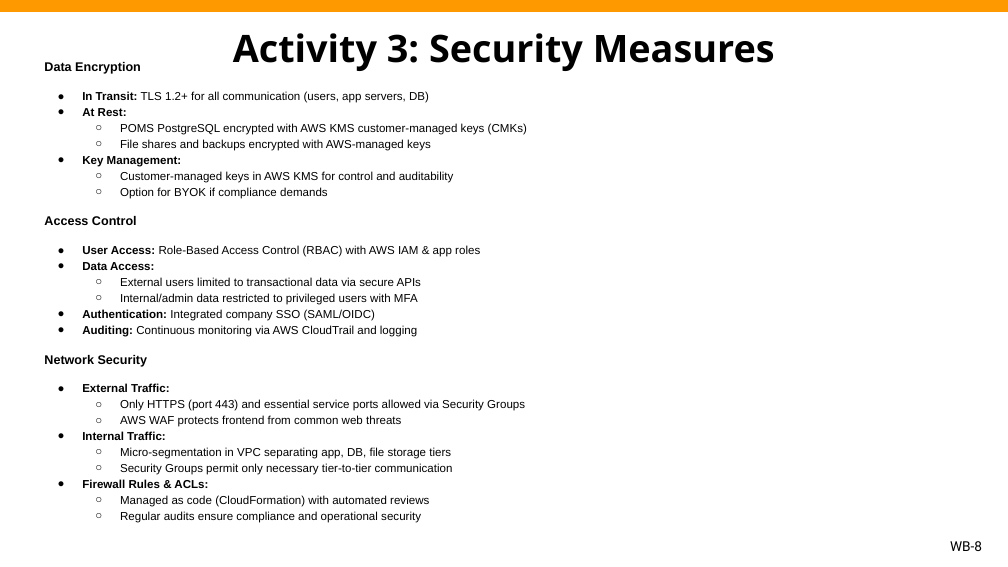
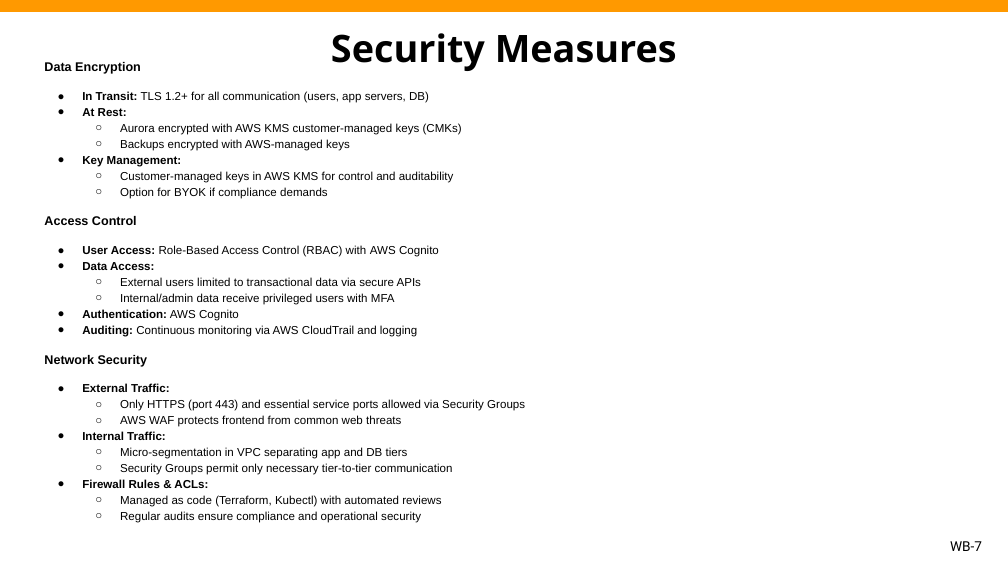
Before and after one commit to xPl1Cit/aws-engagement-ready, a slide deck: slide 7 of AL Final Project Presentation.pptx (slide 8 before the commit). Drawn at 1008x567 pixels with LibreOffice and Linux fonts; fonts in the diff are those of the drawing; background and template pictures are left out. Boxes give left, top, right and bottom in pixels: in the first picture for what was removed or moved away, otherwise in the second. Text is boxed around its words. In the diff, an @@ line names an element or a change of style, - is before the commit and + after.

```diff
--- a/AL Final Project Presentation.pptx
+++ b/AL Final Project Presentation.pptx
@@ title at box(331, 33, 677, 71): text changed @@
-Activity 3: Security Measures
+Security Measures
@@ text at box(120, 123, 462, 151): text changed @@
-  ○ POMS PostgreSQL encrypted with AWS KMS customer-managed keys (CMKs)
-  ○ File shares and backups encrypted with AWS-managed keys
+  ○ Aurora encrypted with AWS KMS customer-managed keys (CMKs)
+  ○ Backups encrypted with AWS-managed keys
@@ text at box(82, 245, 439, 257): text changed @@
-● User Access: Role-Based Access Control (RBAC) with AWS IAM & app roles
+● User Access: Role-Based Access Control (RBAC) with AWS Cognito
@@ text at box(82, 293, 395, 321): text changed @@
-  ○ Internal/admin data restricted to privileged users with MFA
-● Authentication: Integrated company SSO (SAML/OIDC)
+  ○ Internal/admin data receive privileged users with MFA
+● Authentication: AWS Cognito
@@ text at box(120, 447, 408, 459): text changed @@
-  ○ Micro-segmentation in VPC separating app, DB, file storage tiers
+  ○ Micro-segmentation in VPC separating app and DB tiers
@@ text at box(120, 495, 441, 507): text changed @@
-  ○ Managed as code (CloudFormation) with automated reviews
+  ○ Managed as code (Terraform, Kubectl) with automated reviews
@@ page number at box(950, 541, 982, 551): text changed @@
-WB-8
+WB-7
```
Also in this commit, not shown: 2 other slides changed, 3 slides added, 3 slides removed, 1 other file.
